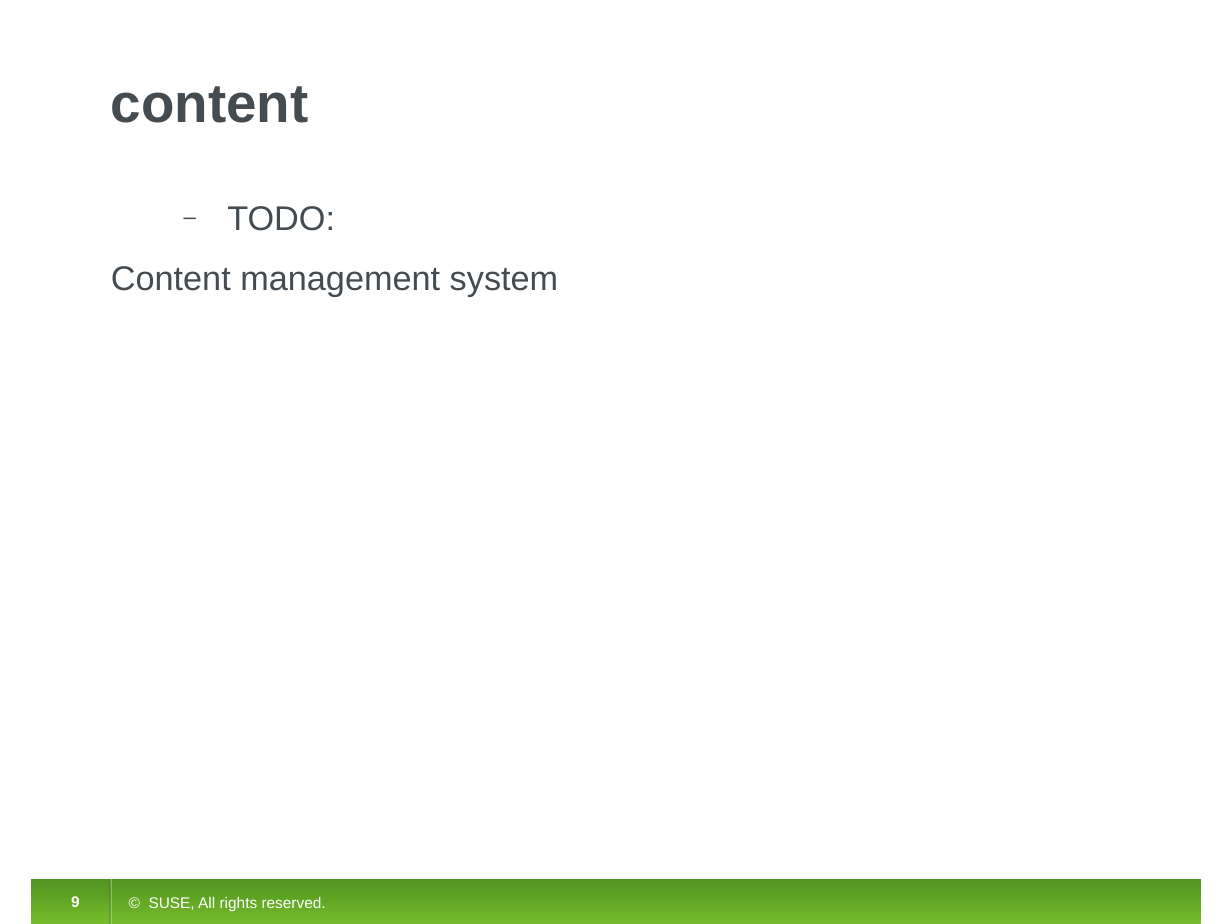
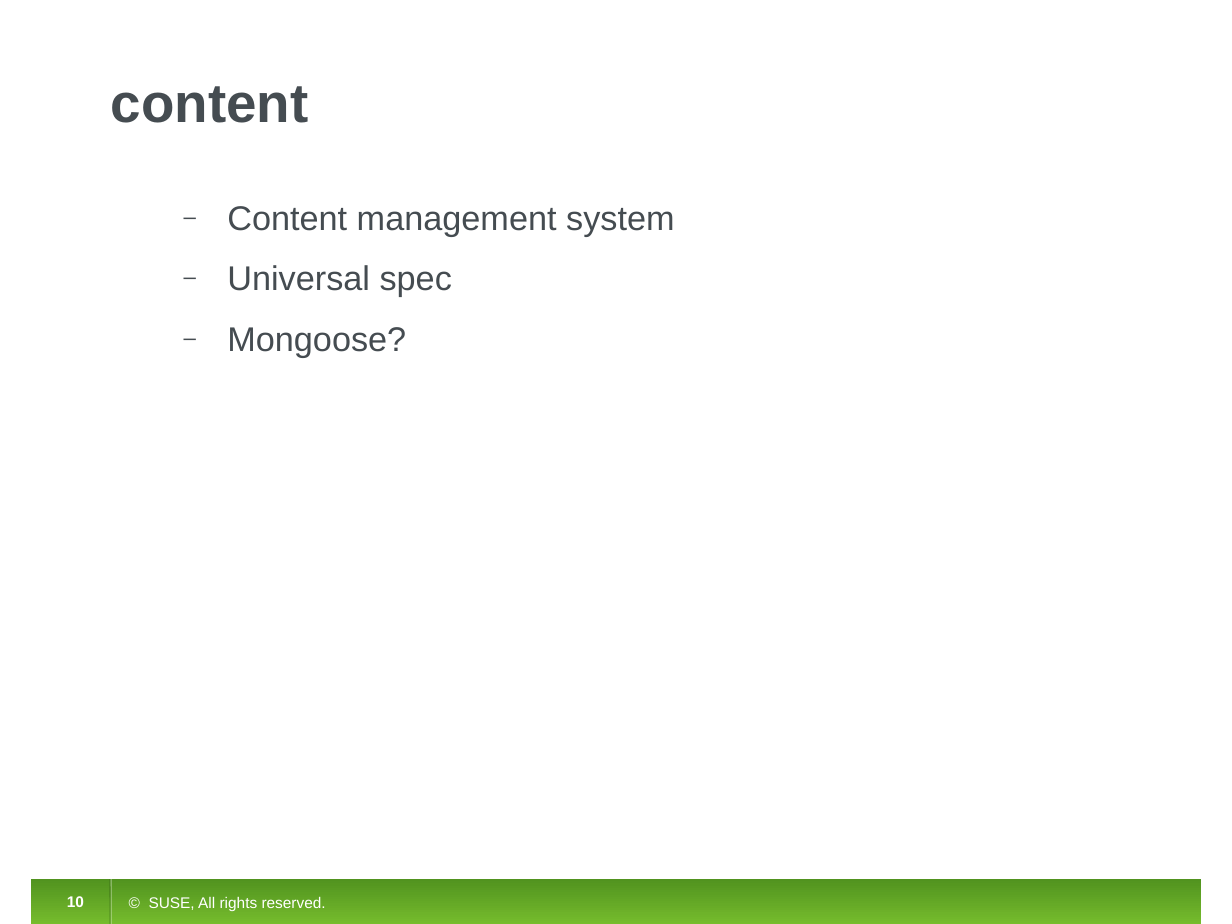
Before and after one commit to initlove/ocs-nodejs, a slide deck: slide 10 of document/ocs-nodejs.odp (slide 9 before the commit). Drawn at 1232x924 pixels with LibreOffice and Linux fonts; fonts in the diff are those of the drawing. Boxes give left, top, right and bottom in pixels: in the first picture for what was removed or moved away, otherwise in the second. Text is boxed around its words. In the diff, an @@ line names an element or a change of style, - is before the commit and + after.

```diff
--- a/document/ocs-nodejs.odp
+++ b/document/ocs-nodejs.odp
@@ text at (x1=227, y1=206, x2=335, y2=231): paragraph removed @@
-  ‒ TODO:
@@ text at (x1=227, y1=206, x2=674, y2=236): bullet none to ‒ @@
@@ text at (x1=227, y1=265, x2=452, y2=358): paragraphs added @@
+  ‒ Universal spec
+  ‒ Mongoose?
@@ page number at (x1=67, y1=896, x2=84, y2=907): text changed @@
-9
+10
```
Also in this commit, not shown: 4 other slides changed, 4 slides added, 3 slides removed, 15 other files.
